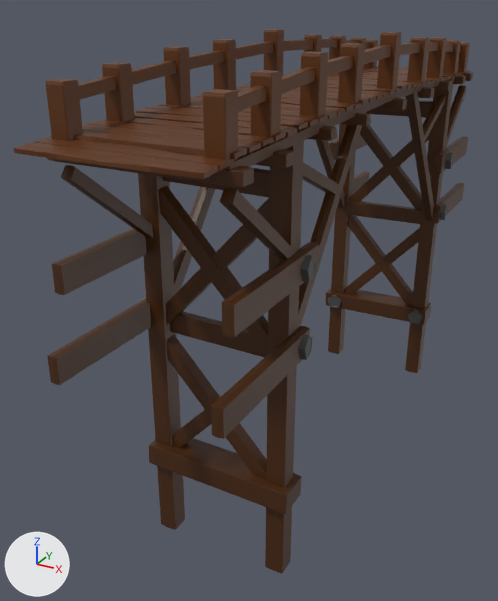
A saved change to the FBX model Assets/Cristian's stuff no touchy/eternal/bridge Eternal.fbx.
Camera for both pictures: a 50 mm camera at (14.3, -21.4, 4.4) aimed at (-2.1, 8.4, -10.5). Every picture has the same lights, and +X, +Y and +Z are marked at lower left. The picture after the commit comes second. Where no turn or scale is listed for an object, it has been applied to the vertices. Vertices at exactly the same position are counted once.

The older version as bpy lines, for what is in view:
```python
me_cube_112 = bpy.data.meshes.new('Cube.112')
me_cube_112.from_pydata(...)  # 48 vertices, 50 faces; spans x -0.2..0.2, y -14.8..15.0, z -0.2..1.0
me_cube_112.materials.append(mat_material_005)  # brown #5c2f00
me_cube_113 = bpy.data.meshes.new('Cube.113')
me_cube_113.from_pydata(...)  # 48 vertices, 50 faces; spans x -0.2..0.2, y -14.9..15.0, z -0.2..1.0
me_cube_113.materials.append(mat_material_005)  # brown #5c2f00
me_cube_115 = bpy.data.meshes.new('Cube.115')
me_cube_115.from_pydata(...)  # 216 vertices, 234 faces; spans x -0.4..0.5, y -15.6..14.5, z -1.3..1.9
me_cube_115.materials.append(mat_material_005)  # brown #5c2f00
me_cube_117 = bpy.data.meshes.new('Cube.117')
me_cube_117.from_pydata(...)  # 216 vertices, 234 faces; spans x -0.4..0.5, y -15.6..14.5, z -1.3..1.9
me_cube_117.materials.append(mat_material_005)  # brown #5c2f00
me_cube_118 = bpy.data.meshes.new('Cube.118')
me_cube_118.from_pydata(...)  # 3460 vertices, 3656 faces; spans x -3.9..3.3, y -0.4..32.3, z -0.1..0.6
me_cube_118.materials.append(mat_material)  # brown #5a2d00
ob_cube_013 = bpy.data.objects.new('Cube.013', me_cube_112)
ob_cube_013.location = (3.68, 10.77, 1.47)
ob_cube_014 = bpy.data.objects.new('Cube.014', me_cube_113)
ob_cube_014.location = (-2.31, 10.77, 1.47)
ob_cube_021 = bpy.data.objects.new('Cube.021', me_cube_115)
ob_cube_021.location = (-2.32, 11.31, 1.1)
ob_cube_037 = bpy.data.objects.new('Cube.037', me_cube_117)
ob_cube_037.location = (3.68, 11.31, 1.1)
ob_cube_043 = bpy.data.objects.new('Cube.043', me_cube_118)
ob_cube_043.location = (0.93, -5.28, -0.02)
# also in view: 'Cube.025' at (0.8, 1.3, -9.7); 'Cube.016' at (0.8, 10.8, -0.3); 'Circle.006' at (0.9, 11.1, -10.0); 'Cube.034' at (3.7, 10.8, 0.0); 'Cube.003' at (0.8, 21.0, -9.7)
```
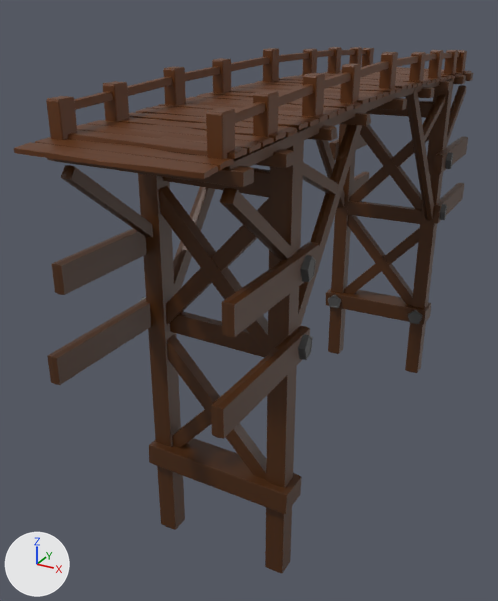
Where the newer file only moved an object's origin or applied its transform, the numbers keep the older frame.

What differs and where, as boxes (x1, y1, x2, y2) in the pictures (498 x 601 px):
'Cube.037', rescaled (21% shorter)
    before: (203, 32, 470, 170)
    after: (206, 50, 467, 159)
'Cube.021', deleted (brown)
    before: (46, 29, 378, 141)
'Cube.001', added (brown)
    after: (46, 47, 374, 140)
'Cube.013', rescaled
    before: (238, 42, 462, 112)
    after: (235, 52, 460, 123)
'Cube.014', deleted
    before: (78, 39, 370, 99)
'Cube.002', added
    after: (74, 49, 367, 110)

The change, as a list of edits to the scene's bpy script:
```text
Add mat_material_001:
    mat_material_001 = principled_material('Material.001')
    mat_material_001.base_color = (0.107, 0.028, 0.0)  # brown #5c2f00
Change me_cube_112:
    used by ob_cube_013; location = (3.68, 10.77, 1.47)
    remove me_cube_112.from_pydata(...)  # 48 vertices, 50 faces; spans x -0.2..0.2, y -14.8..15.0, z -0.2..1.0
    add me_cube_112.from_pydata(...)  # 48 vertices, 50 faces; spans x -0.2..0.2, y -14.8..15.0, z -0.5..0.3
    me_cube_112 part 1: the whole mesh is scaled about its middle by (0.736, 1, 0.661), then moved by (0.0, 0.0, -0.5)
Change me_cube_117:
    used by ob_cube_037; location = (3.68, 11.31, 1.1)
    remove me_cube_117.from_pydata(...)  # 216 vertices, 234 faces; spans x -0.4..0.5, y -15.6..14.5, z -1.3..1.9
    add me_cube_117.from_pydata(...)  # 216 vertices, 234 faces; spans x -0.3..0.3, y -15.6..14.5, z -1.1..1.0
    me_cube_117 part 2: the whole mesh is scaled about its middle by (0.732, 1, 0.661), then moved by (0.0, 0.0, -0.3)
Add me_cube_004:
    me_cube_004.from_pydata(...)  # 48 vertices, 50 faces; spans x -0.2..0.2, y -14.8..15.0, z -0.1..0.6
    me_cube_004.materials.append(mat_material_001)  # brown #5c2f00
Add me_cube_003:
    me_cube_003.from_pydata(...)  # 216 vertices, 234 faces; spans x -0.3..0.3, y -15.6..14.5, z -0.9..1.2
    me_cube_003.materials.append(mat_material_001)  # brown #5c2f00
Remove ob_cube_014:
    ob_cube_014 = bpy.data.objects.new('Cube.014', me_cube_113)
    ob_cube_014.location = (-2.31, 10.77, 1.47)
Remove ob_cube_021:
    ob_cube_021 = bpy.data.objects.new('Cube.021', me_cube_115)
    ob_cube_021.location = (-2.32, 11.31, 1.1)
Add ob_cube_002:
    ob_cube_002 = bpy.data.objects.new('Cube.002', me_cube_004)
    ob_cube_002.location = (-2.47, 10.77, 1.08)
Add ob_cube_001:
    ob_cube_001 = bpy.data.objects.new('Cube.001', me_cube_003)
    ob_cube_001.location = (-2.46, 11.31, 0.84)
```
